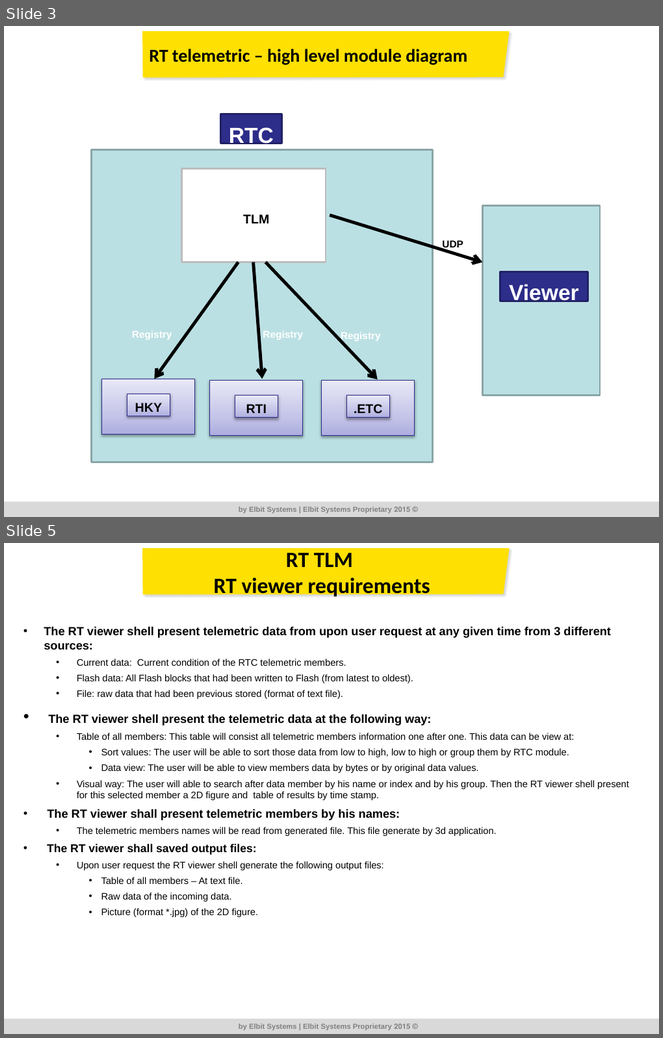
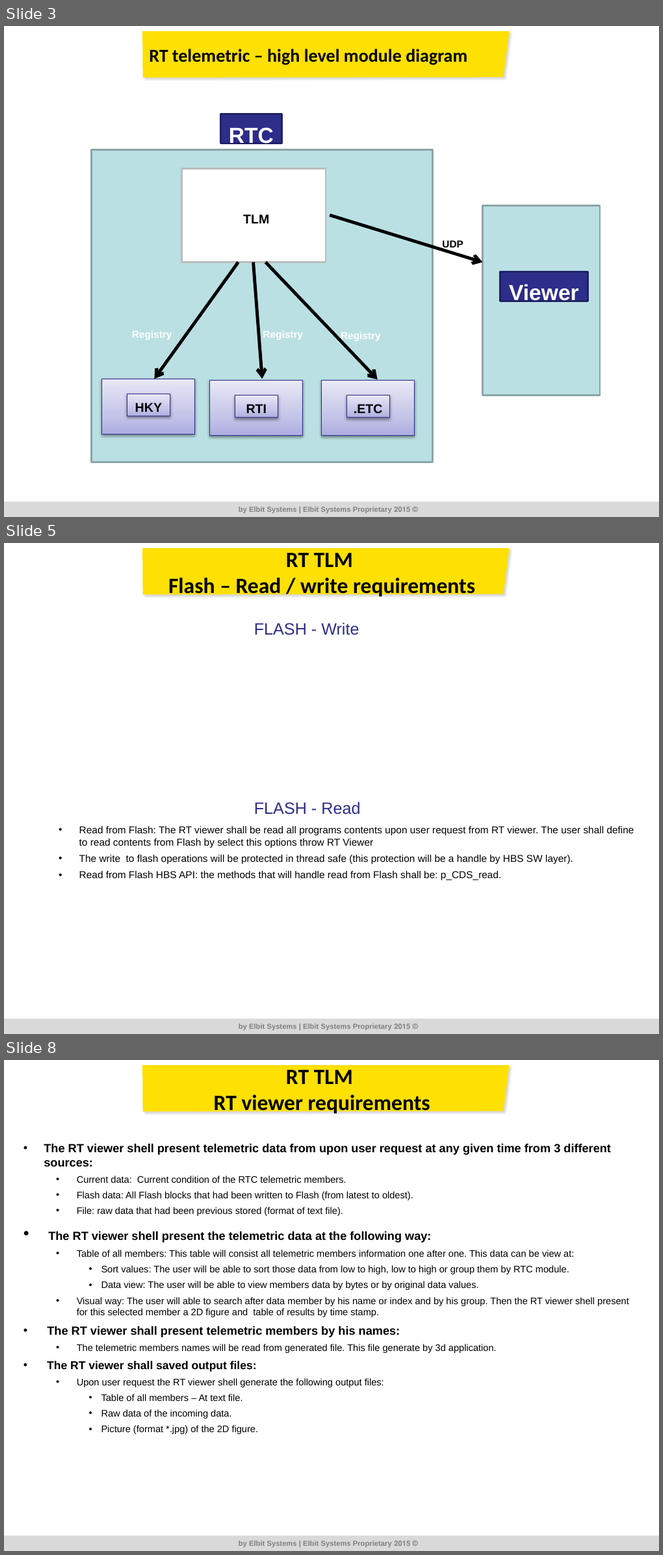
Before and after one commit to RoeeZinoueCommIT/Elbit_Telemetric, a slide deck: DR/Ver_1_002/ALPstar_TLM_DR_1_002.pptx. Shown one above the other, each under a label of ours: slides 3 and 5 before the commit, slides 3, 5 and 8 after it; the slides between them are not shown. The pictures are 663x1038 and 663x1555 pixels, drawn with LibreOffice and Linux fonts; fonts in the diff are those of the drawing; grey boxes stand for pictures; background and template pictures are left out. Boxes give left, top, right and bottom in pixels: in the first picture for what was removed or moved away, otherwise in the second. Text is boxed around its words. In the diff, an @@ line names an element or a change of style, - is before the commit and + after.

```diff
--- a/DR/Ver_1_002/ALPstar_TLM_DR_1_002.pptx
+++ b/DR/Ver_1_002/ALPstar_TLM_DR_1_002.pptx
@@ slide 5 added at (4, 543, 659, 1034), background #FFFFFF at 68% opacity; not listed: 4 template elements that a slide beside it also shows @@
@@ title added at (168, 553, 475, 598), 24 pt, text #000000, bold @@
+RT TLM
+Flash – Read / write requirements
@@ text added at (254, 622, 359, 635), 18 pt, text #2D2D8A @@
+FLASH - Write
@@ text added at (254, 802, 360, 815), 18 pt, text #2D2D8A @@
+FLASH - Read
@@ text added at (79, 826, 634, 881), 11 pt, text #000000 @@
+  • Read from Flash: The RT viewer shall be read all programs contents upon user request from RT viewer. The user shall define to read contents from Flash by select this options throw RT Viewer
+  • The write to flash operations will be protected in thread safe (this protection will be a handle by HBS SW layer).
+  • Read from Flash HBS API: the methods that will handle read from Flash shall be: p_CDS_read.
@@ what was slide 5 is now slide 8 @@
```
Also in this commit, not shown: 1 slide changed, 3 other slides added, 1 slide removed, 1 other file.
